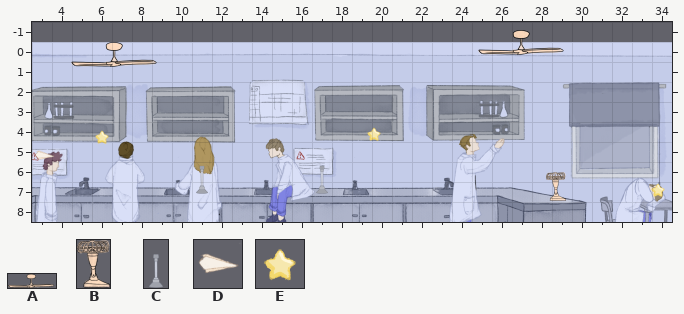
Tiled map -- GXPEngine2022BB/GXPEngine/bin/Debug/Levels/Level2.tmx. Above is the file before it was changed.
Cells are 64x64 px. Shown: x 3..34, y -1..8.
Key: from "PH_CeilingFan": A 0; from "PH_FanUp": B 0; from "fire_spritesheet": C 0; from "paper_airplane_spritesheet": D 0; from "star_spritesheet": E 0.
Objects are placed by their top-left corner, in cells (3,4 is the top-left corner of cell 3,4); size is 1x1 cell unless given.
Objects on layer "Objects" before:
A "GXPEngine.TogglableForce" at 5,0 size 4.4x1.3
D "GXPEngine.Player" at 3,5.1 size 1.2x1.2
E "GXPEngine.Collectable" at 6,4.2
E "GXPEngine.Collectable" at 19.6,4.1
E "GXPEngine.Collectable" at 33.8,6.9
B "Fan" at 28.7,6.5 size 1x1.4
A "GXPEngine.TogglableForce" at 25.3,-0.6 size 4.4x1.3
C "GXPEngine.TogglableForce" at 11,5.6 size 1x2
C "GXPEngine.TogglableForce" at 17,5.6 size 1x2
Now the later version:
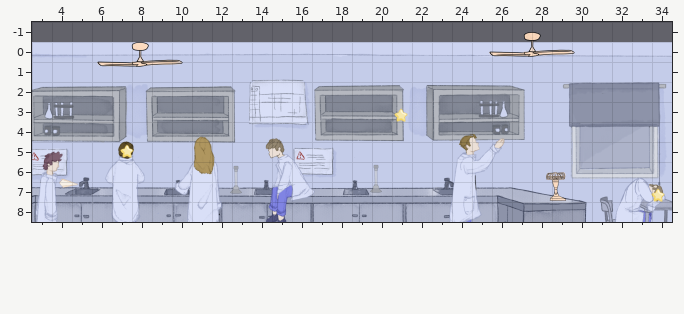
Diff:
Layer "Objects":
Object A "GXPEngine.TogglableForce" at 5,0 size 4.4x1.3 becomes A "GXPEngine.TogglableForce" at 6.3,0 size 4.4x1.3.
Object D "GXPEngine.Player" at 3,5.1 size 1.2x1.2 becomes D "GXPEngine.Player" at 4.3,6.5 size 1.2x1.2.
Object E "GXPEngine.Collectable" at 6,4.2 becomes E "GXPEngine.Collectable" at 7.3,4.9.
Object E "GXPEngine.Collectable" at 19.6,4.1 becomes E "GXPEngine.Collectable" at 20.9,3.1.
Object E "GXPEngine.Collectable" at 33.8,6.9 becomes E "GXPEngine.Collectable" at 33.8,7.2.
Object A "GXPEngine.TogglableForce" at 25.3,-0.6 size 4.4x1.3 becomes A "GXPEngine.TogglableForce" at 25.8,-0.5 size 4.4x1.3.
Object C "GXPEngine.TogglableForce" at 11,5.6 size 1x2 becomes C "GXPEngine.TogglableForce" at 12.7,5.6 size 1x2.
Object C "GXPEngine.TogglableForce" at 17,5.6 size 1x2 becomes C "GXPEngine.TogglableForce" at 19.7,5.5 size 1x2.
